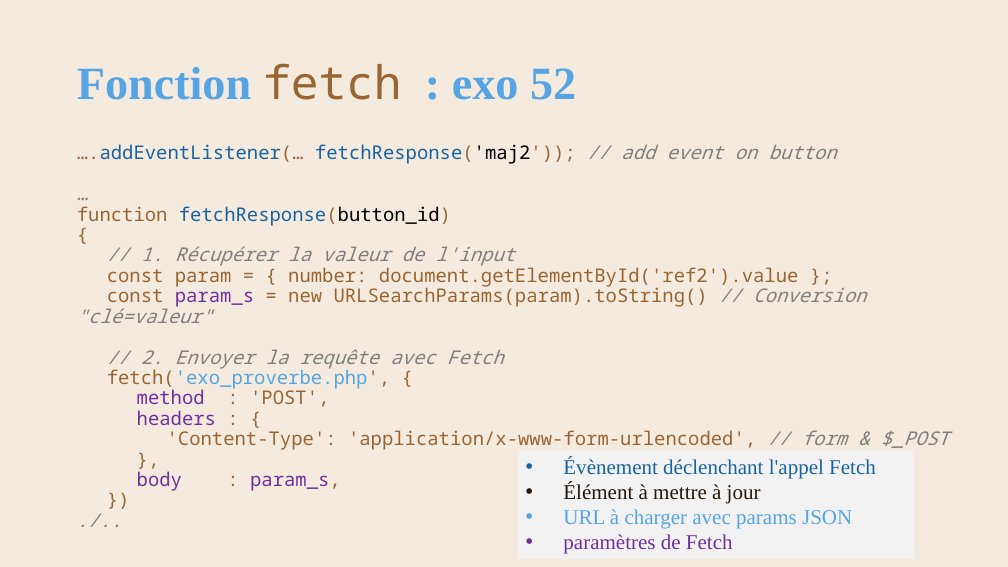
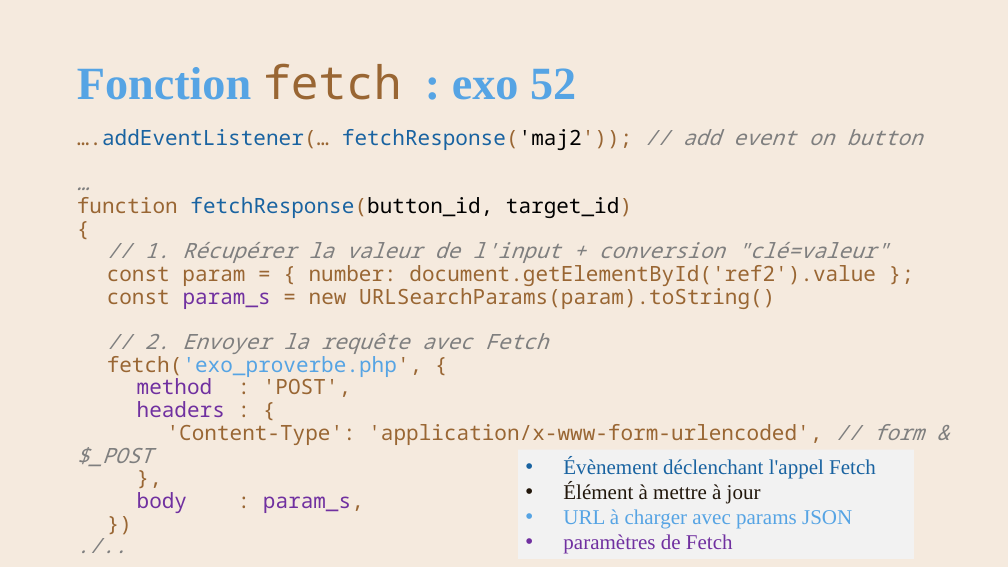
Before and after one commit to AlainWafflard/4IPW3, a slide deck: slide 37 of syllabus/27_requête_asynchrone/syllabus_27_async.pptx. Drawn at 1008x567 pixels with LibreOffice and Linux fonts; fonts in the diff are those of the drawing; background and template pictures are left out. Boxes give left, top, right and bottom in pixels: in the first picture for what was removed or moved away, otherwise in the second. Text is boxed around its words. In the diff, an @@ line names an element or a change of style, - is before the commit and + after.

Commit message:
2026/02/21 : - update chap 27 "async request & API" - add AWebWiz framework with Fetch

```diff
--- a/syllabus/27_requête_asynchrone/syllabus_27_async.pptx
+++ b/syllabus/27_requête_asynchrone/syllabus_27_async.pptx
@@ text "….addEventListener(… fetchResponse('maj2')); // add event ..." moved from (x1=77, y1=144, x2=949, y2=491) to (x1=77, y1=129, x2=924, y2=513) @@
@@ text at (x1=77, y1=129, x2=924, y2=513): size 18 to 20 pt in "….addEventListener(… fetchResponse('maj2')); // add event on ...", "…", "{", "const param = { number: document.getElementById('ref2').valu ..." and 9 more places @@
@@ text at (x1=77, y1=197, x2=632, y2=218): text changed; size 18 to 20 pt; text colour #1963A1 to #000000 @@
-function fetchResponse(button_id)
+function fetchResponse(button_id, target_id)
@@ text at (x1=145, y1=242, x2=888, y2=263): text changed; size 18 to 20 pt @@
-// 1. Récupérer la valeur de l'input
+// 1. Récupérer la valeur de l'input + conversion "clé=valeur"
@@ text at (x1=107, y1=284, x2=775, y2=309): text changed; size 18 to 20 pt @@
-const param_s = new URLSearchParams(param).toString() // Conversion "clé=valeur"
+const param_s = new URLSearchParams(param).toString()
```
Also in this commit, not shown: 10 other slides changed, 20 slides added, 48 other files.
